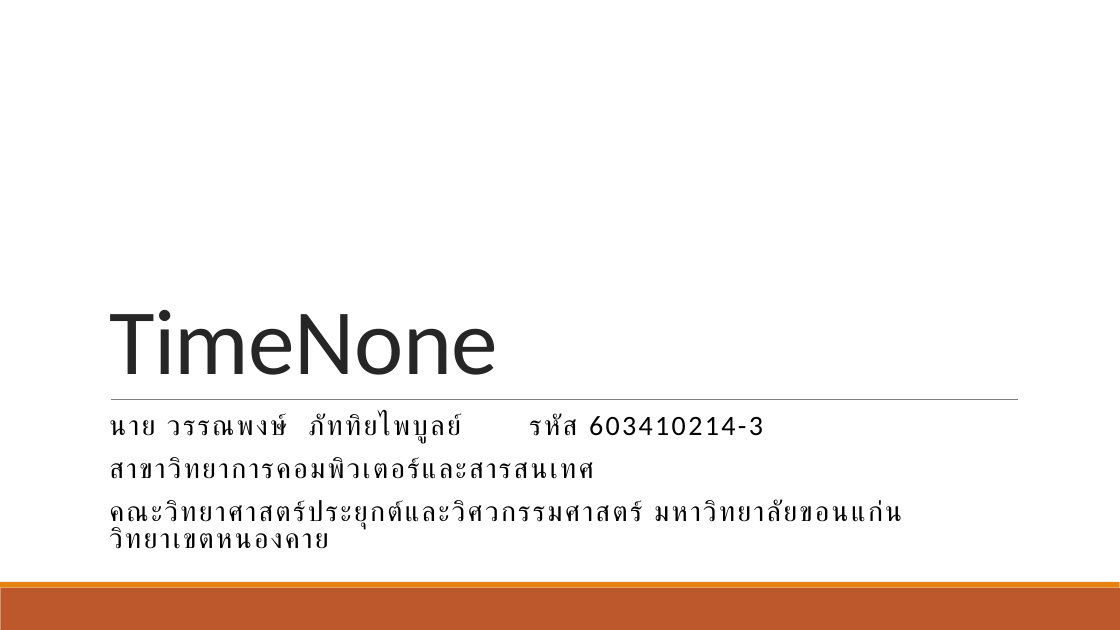
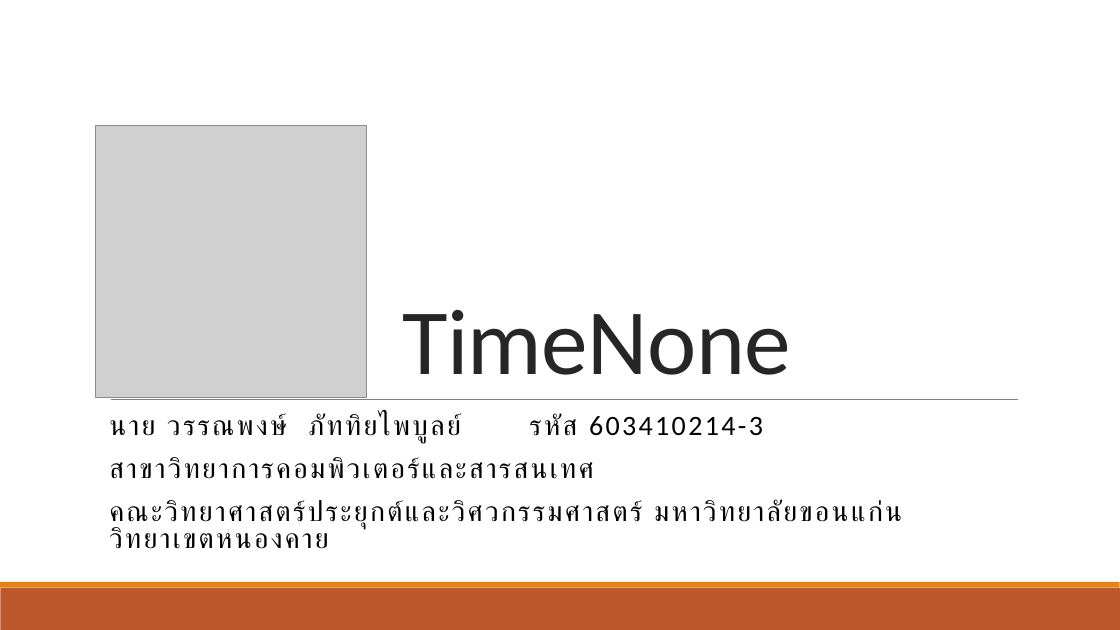
Before and after one commit to wannaphong/timenone, a slide deck: slide 1 of งานนำเสนอ.pptx. Drawn at 1120x630 pixels with LibreOffice and Linux fonts; fonts in the diff are those of the drawing; grey boxes stand for pictures. Boxes give left, top, right and bottom in pixels: in the first picture for what was removed or moved away, otherwise in the second. Text is boxed around its words. In the diff, an @@ line names an element or a change of style, - is before the commit and + after.

```diff
--- a/งานนำเสนอ.pptx
+++ b/งานนำเสนอ.pptx
@@ title "TimeNone": place and size @@
-title "TimeNone" at (109,310,498,375)
+title "TimeNone" at (402,310,791,375)
@@ picture added at (95,125,367,397) @@
```
Also in this commit, not shown: 1 other slide changed, 4 slides added, 6 other files.
